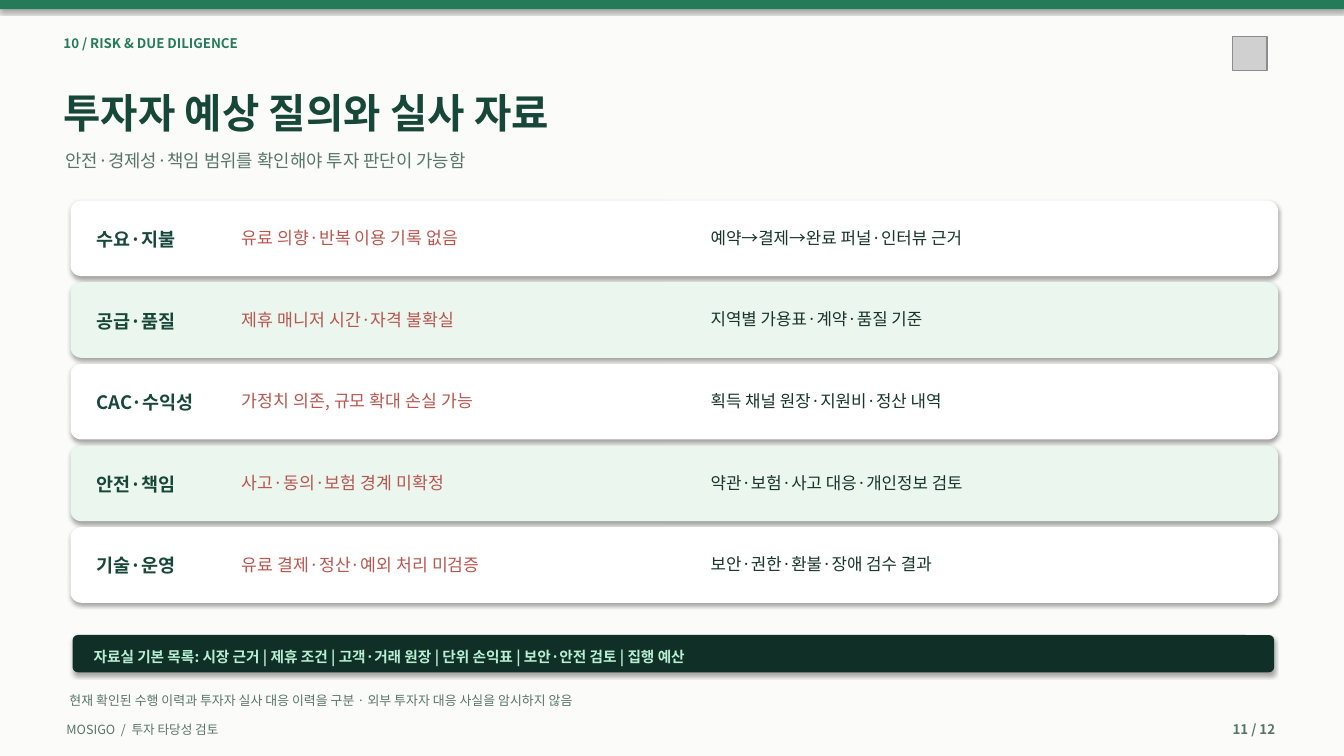
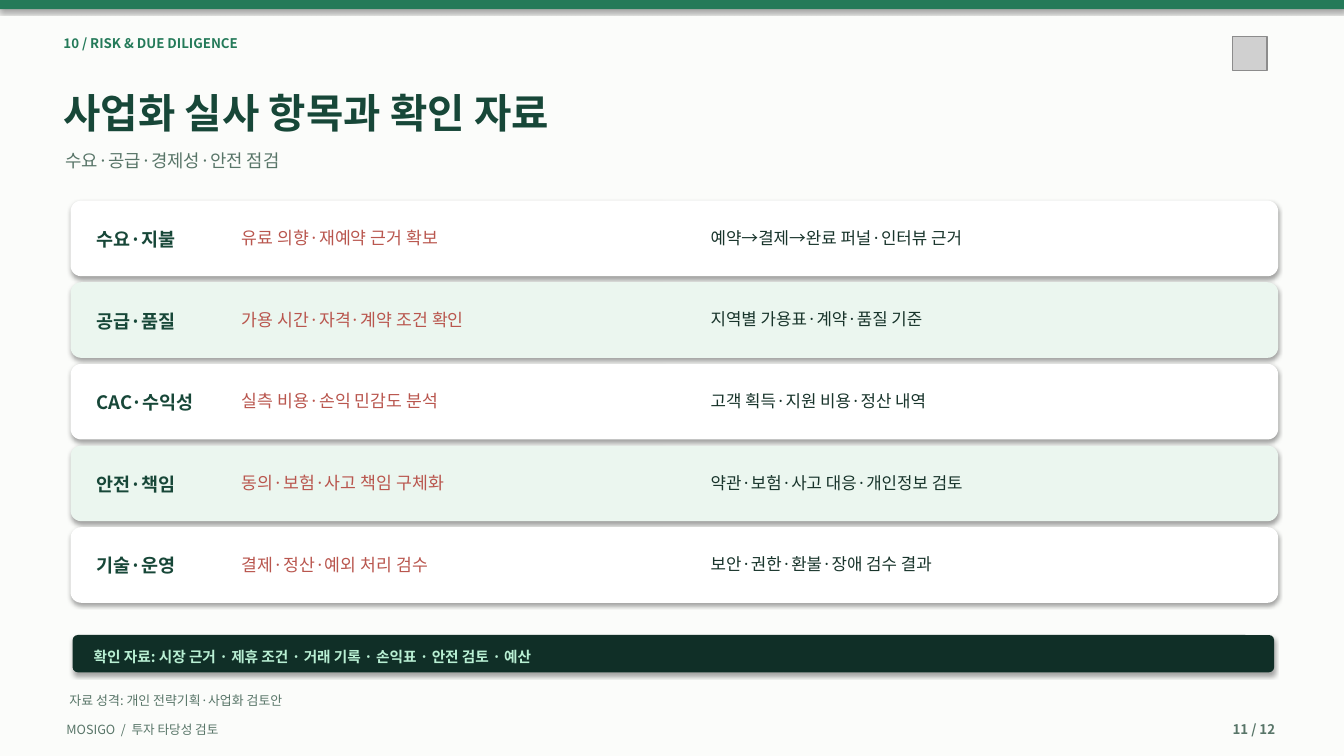
Before and after one commit to dohyunkimmm/mosigo-case-study, a slide deck: slide 11 of downloads/MOSIGO_IR_Investment_Review_12slides.pptx. Drawn at 1344x756 pixels with LibreOffice and Linux fonts; fonts in the diff are those of the drawing; grey boxes stand for pictures. Boxes give left, top, right and bottom in pixels: in the first picture for what was removed or moved away, otherwise in the second. Text is boxed around its words. In the diff, an @@ line names an element or a change of style, - is before the commit and + after.

```diff
--- a/downloads/MOSIGO_IR_Investment_Review_12slides.pptx
+++ b/downloads/MOSIGO_IR_Investment_Review_12slides.pptx
@@ text at bbox=[63, 93, 549, 132]: text changed @@
-투자자 예상 질의와 실사 자료
+사업화 실사 항목과 확인 자료
@@ text at bbox=[65, 152, 280, 169]: text changed @@
-안전·경제성·책임 범위를 확인해야 투자 판단이 가능함
+수요·공급·경제성·안전 점검
@@ text at bbox=[242, 229, 438, 246]: text changed @@
-유료 의향·반복 이용 기록 없음
+유료 의향·재예약 근거 확보
@@ text at bbox=[242, 311, 464, 328]: text changed @@
-제휴 매니저 시간·자격 불확실
+가용 시간·자격·계약 조건 확인
@@ text at bbox=[242, 392, 438, 409]: text changed @@
-가정치 의존, 규모 확대 손실 가능
+실측 비용·손익 민감도 분석
@@ text at bbox=[711, 393, 926, 409]: text changed @@
-획득 채널 원장·지원비·정산 내역
+고객 획득·지원 비용·정산 내역
@@ text at bbox=[242, 474, 444, 491]: text changed @@
-사고·동의·보험 경계 미확정
+동의·보험·사고 책임 구체화
@@ text at bbox=[242, 556, 428, 573]: text changed @@
-유료 결제·정산·예외 처리 미검증
+결제·정산·예외 처리 검수
@@ text at bbox=[94, 649, 531, 664]: text changed @@
-자료실 기본 목록: 시장 근거 | 제휴 조건 | 고객·거래 원장 | 단위 손익표 | 보안·안전 검토 | 집행 예산
+확인 자료: 시장 근거 · 제휴 조건 · 거래 기록 · 손익표 · 안전 검토 · 예산
@@ text at bbox=[69, 694, 283, 706]: text changed @@
-현재 확인된 수행 이력과 투자자 실사 대응 이력을 구분 · 외부 투자자 대응 사실을 암시하지 않음
+자료 성격: 개인 전략기획·사업화 검토안
```
Also in this commit, not shown: 11 other slides changed, 25 other files.
